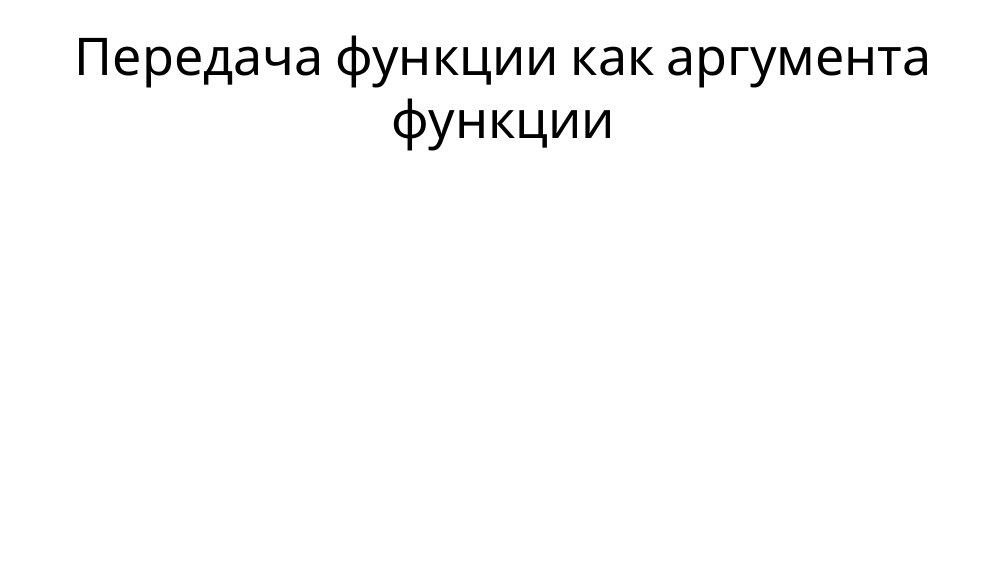
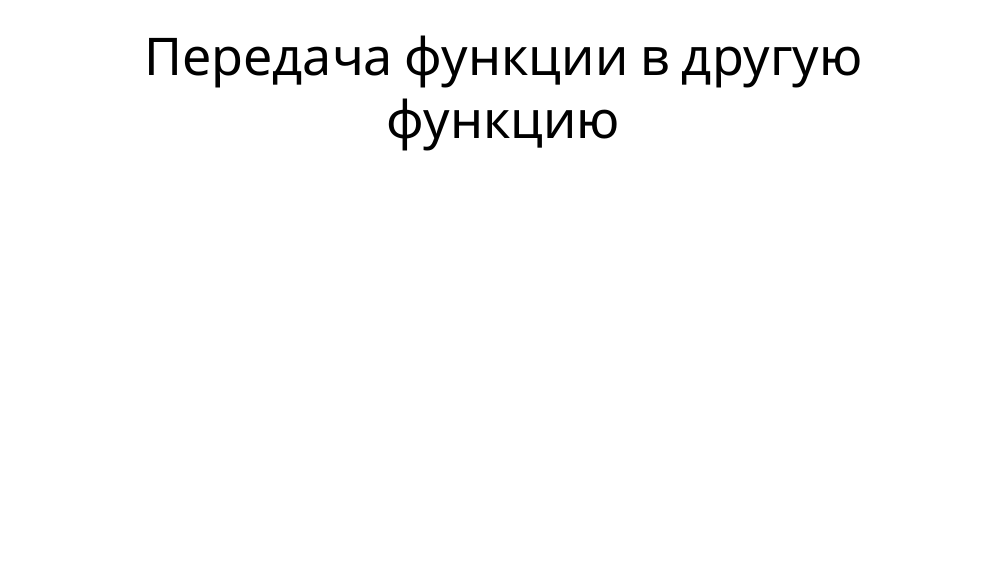
Before and after one commit to maxchv/LearnPython, a slide deck: slide 14 of week04/07.Functions2.pptx (slide 9 before the commit). Drawn at 1008x567 pixels with LibreOffice and Linux fonts; fonts in the diff are those of the drawing. Boxes give left, top, right and bottom in pixels: in the first picture for what was removed or moved away, otherwise in the second. Text is boxed around its words. In the diff, an @@ line names an element or a change of style, - is before the commit and + after.

```diff
--- a/week04/07.Functions2.pptx
+++ b/week04/07.Functions2.pptx
@@ title at (144, 35, 863, 151): text changed @@
-Передача функции как аргумента функции
+Передача функции в другую функцию
```
Also in this commit, not shown: 4 other slides changed, 6 slides added, 5 slides removed, 1 other file.
